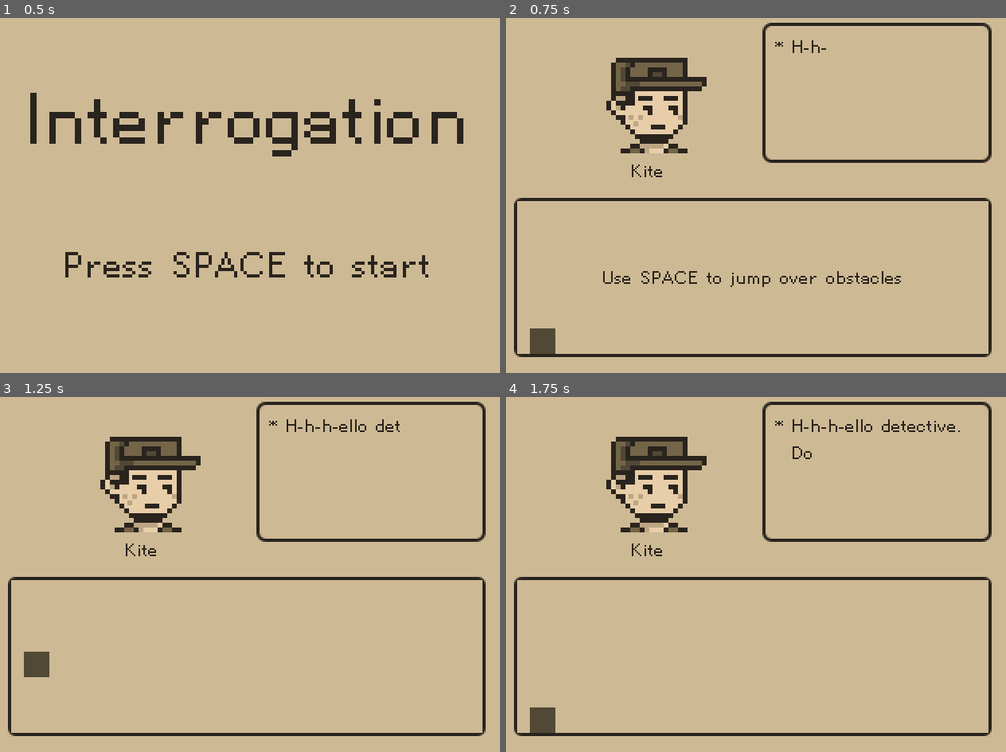
Above: before the commit, frames 1-4 (two rows, left to right).
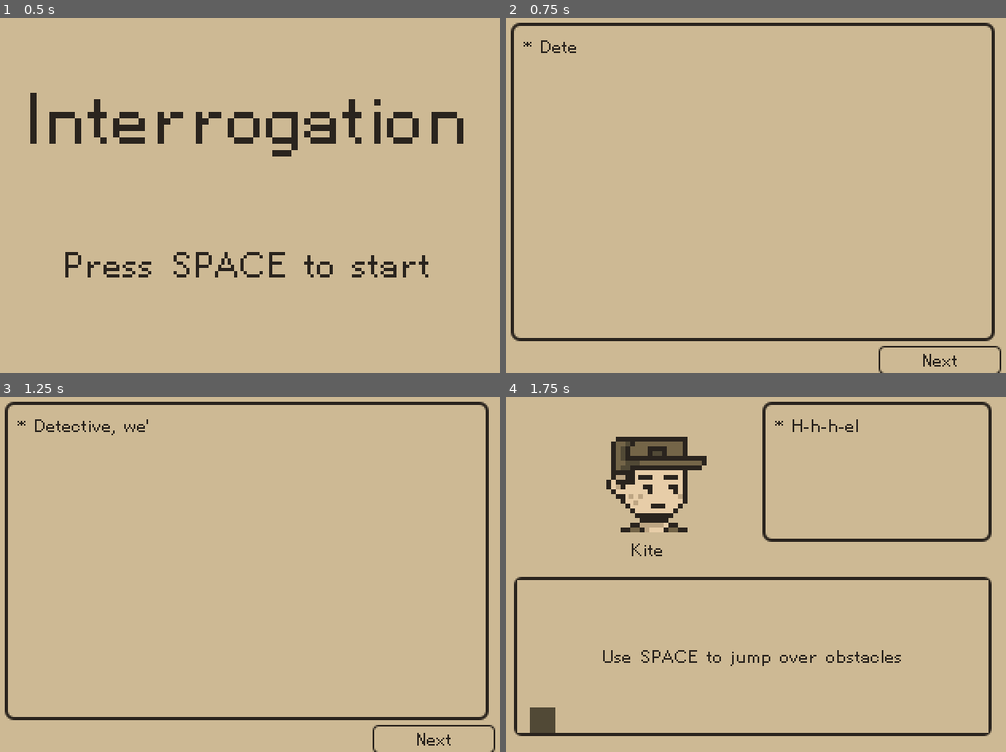
Above: after the commit, the same moments.

Repository: hkattt/game-off-2024
Game: Godot game, scene res://scenes/start_menu.tscn
Two runs of this game, one before a commit and one after it. Both use one fixed random seed, a clock stepped at 60 frames per second and the inputs below. Sound files missing from this copy of the repository are replaced by a short silence.
Inputs (mouse positions are in pixels of both pictures, inside the frame that each line leads up to):
- Up to frame 1 (0.5 s): no input
- Up to frame 2 (0.75 s): tap Space at 0.5 s; hold Right (ui_right) from 0.53 s (still down)
- Up to frame 3 (1.25 s): keep holding Right (ui_right); tap Enter (ui_accept) at 0.77 s
- Up to frame 4 (1.75 s): release Right (ui_right) at 1.25 s; click (941, 737) at 1.25 s, where only the run after the commit has a clickable "Next"

Frame 1 is identical in both runs. In frame 2, 10% of the frame differs, in the area x 0-100%, y 1-100%; in frame 3, 10%; in frame 4, 0.7%.

Commit message:
Added computer scientist asset and basket asset

Diff:
--- a/game-off-2024/scenes/accusation.tscn
+++ b/game-off-2024/scenes/accusation.tscn
@@ -1,10 +1,11 @@
-[gd_scene load_steps=6 format=3 uid="uid://khbsfu8osnus"]
+[gd_scene load_steps=7 format=3 uid="uid://khbsfu8osnus"]
 
 [ext_resource type="FontFile" uid="uid://dq4pyxfiswi2f" path="res://assets/font/HelvetiPixel.ttf" id="1_b2jg4"]
 [ext_resource type="Script" path="res://scripts/accusation.gd" id="1_emqx3"]
 [ext_resource type="Texture2D" uid="uid://dekotuv2ccpvr" path="res://assets/minigames/child/child.png" id="2_tew3k"]
 [ext_resource type="Texture2D" uid="uid://bw4mdwexlhw3q" path="res://assets/minigames/doctor/doctor.png" id="3_cor4i"]
 [ext_resource type="Texture2D" uid="uid://267yj8mmwhh1" path="res://assets/minigames/chef/chef.png" id="4_tyntc"]
+[ext_resource type="Texture2D" uid="uid://bbnd1yovc3guw" path="res://assets/minigames/computer-scientist/computer-scientist.png" id="6_1wxhv"]
 
 [node name="Accusation" type="Node2D"]
 script = ExtResource("1_emqx3")
@@ -111,22 +112,22 @@
 text = "Patrica"
 horizontal_alignment = 1
 
-[node name="ScientistVBoxContainer" type="VBoxContainer" parent="MarginContainer/VBoxContainer/BottomHBoxContainer"]
+[node name="ComputerScientistVBoxContainer" type="VBoxContainer" parent="MarginContainer/VBoxContainer/BottomHBoxContainer"]
 layout_mode = 2
 theme_override_constants/separation = 10
 
-[node name="ScientistButton" type="TextureButton" parent="MarginContainer/VBoxContainer/BottomHBoxContainer/ScientistVBoxContainer"]
+[node name="CompurterScientistButton" type="TextureButton" parent="MarginContainer/VBoxContainer/BottomHBoxContainer/ComputerScientistVBoxContainer"]
 texture_filter = 1
 layout_mode = 2
 size_flags_horizontal = 4
 size_flags_vertical = 4
-texture_normal = ExtResource("3_cor4i")
-texture_pressed = ExtResource("3_cor4i")
-texture_hover = ExtResource("3_cor4i")
-texture_focused = ExtResource("3_cor4i")
+texture_normal = ExtResource("6_1wxhv")
+texture_pressed = ExtResource("6_1wxhv")
+texture_hover = ExtResource("6_1wxhv")
+texture_focused = ExtResource("6_1wxhv")
 stretch_mode = 3
 
-[node name="ScientistName" type="Label" parent="MarginContainer/VBoxContainer/BottomHBoxContainer/ScientistVBoxContainer"]
+[node name="ComputerScientistName" type="Label" parent="MarginContainer/VBoxContainer/BottomHBoxContainer/ComputerScientistVBoxContainer"]
 texture_filter = 3
 layout_mode = 2
 theme_override_colors/font_color = Color(0.164706, 0.141176, 0.117647, 1)
@@ -137,4 +138,4 @@
 [connection signal="button_up" from="MarginContainer/VBoxContainer/TopHBoxContainer/ChildVBoxContainer/ChildButton" to="." method="_on_child_button_button_up"]
 [connection signal="button_up" from="MarginContainer/VBoxContainer/TopHBoxContainer/DoctorVBoxContainer/DoctorButton" to="." method="_on_doctor_button_button_up"]
 [connection signal="button_up" from="MarginContainer/VBoxContainer/BottomHBoxContainer/ChefVBoxContainer/ChefButton" to="." method="_on_chef_button_button_up"]
-[connection signal="button_up" from="MarginContainer/VBoxContainer/BottomHBoxContainer/ScientistVBoxContainer/ScientistButton" to="." method="_on_scientist_button_button_up"]
+[connection signal="button_up" from="MarginContainer/VBoxContainer/BottomHBoxContainer/ComputerScientistVBoxContainer/CompurterScientistButton" to="." method="_on_scientist_button_button_up"]
--- a/game-off-2024/scenes/minigames/chef/basket.tscn
+++ b/game-off-2024/scenes/minigames/chef/basket.tscn
@@ -1,6 +1,7 @@
-[gd_scene load_steps=3 format=3 uid="uid://dgb6lcmj4ea7m"]
+[gd_scene load_steps=4 format=3 uid="uid://dgb6lcmj4ea7m"]
 
 [ext_resource type="Script" path="res://scripts/minigames/chef/basket.gd" id="1_krb5g"]
+[ext_resource type="Texture2D" uid="uid://bo3k40noucw0x" path="res://assets/minigames/chef/basket.png" id="2_bkfgq"]
 
 [sub_resource type="RectangleShape2D" id="RectangleShape2D_4d003"]
 size = Vector2(32, 4)
@@ -8,19 +9,18 @@
 [node name="Basket" type="CharacterBody2D"]
 script = ExtResource("1_krb5g")
 
-[node name="ColorRect" type="ColorRect" parent="."]
-offset_right = 32.0
-offset_bottom = 16.0
-color = Color(0.317647, 0.286275, 0.211765, 1)
+[node name="Sprite2D" type="Sprite2D" parent="."]
+texture_filter = 1
+texture = ExtResource("2_bkfgq")
 
 [node name="CollisionShape2D" type="CollisionShape2D" parent="."]
-position = Vector2(16, 14)
+position = Vector2(0, -6)
 shape = SubResource("RectangleShape2D_4d003")
 
 [node name="Area2D" type="Area2D" parent="."]
 
 [node name="CollisionShape2D" type="CollisionShape2D" parent="Area2D"]
-position = Vector2(16, 14)
+position = Vector2(0, 5)
 shape = SubResource("RectangleShape2D_4d003")
 
 [connection signal="area_shape_entered" from="Area2D" to="." method="_on_area_2d_area_shape_entered"]
--- a/game-off-2024/scenes/minigames/chef/chef_minigame.tscn
+++ b/game-off-2024/scenes/minigames/chef/chef_minigame.tscn
@@ -17,7 +17,7 @@
 
 [node name="Basket" parent="." instance=ExtResource("2_qiiy0")]
 z_index = 1
-position = Vector2(128, 80)
+position = Vector2(149, 89)
 
 [node name="LeftWall" type="StaticBody2D" parent="."]
 
--- /dev/null
+++ b/game-off-2024/scenes/minigames/computer_scientist/computer_scientist.tscn
@@ -0,0 +1,6 @@
+[gd_scene load_steps=2 format=3 uid="uid://c7d6m5r0u0qth"]
+
+[ext_resource type="Texture2D" uid="uid://bbnd1yovc3guw" path="res://assets/minigames/computer-scientist/computer-scientist.png" id="2_13xid"]
+
+[node name="ComputerScientist" type="Sprite2D"]
+texture = ExtResource("2_13xid")
--- a/game-off-2024/scenes/minigames/scientist/scientist_minigame.tscn
+++ b/game-off-2024/scenes/minigames/computer_scientist/computer_scientist_minigame.tscn
@@ -1,7 +1,7 @@
 [gd_scene load_steps=5 format=3 uid="uid://mg1grb8t25fv"]
 
-[ext_resource type="Script" path="res://scripts/minigames/scientist/scientist_minigame.gd" id="1_uk7b2"]
-[ext_resource type="FontFile" uid="uid://dq4pyxfiswi2f" path="res://assets/font/HelvetiPixel.ttf" id="2_l0ga0"]
+[ext_resource type="Script" path="res://scripts/minigames/computer-scientist/computer_scientist_minigame.gd" id="1_mplkp"]
+[ext_resource type="FontFile" uid="uid://dq4pyxfiswi2f" path="res://assets/font/HelvetiPixel.ttf" id="2_tu55l"]
 
 [sub_resource type="StyleBoxFlat" id="StyleBoxFlat_e0u0n"]
 bg_color = Color(0.741176, 0.647059, 0.513726, 1)
@@ -35,8 +35,8 @@
 expand_margin_right = 1.0
 expand_margin_bottom = 1.0
 
-[node name="DoctorMinigame" type="Node2D"]
-script = ExtResource("1_uk7b2")
+[node name="ComputerScientistMinigame" type="Node2D"]
+script = ExtResource("1_mplkp")
 
 [node name="Window" type="ColorRect" parent="."]
 visible = false
--- a/game-off-2024/scenes/minigames/doctor/doctor.tscn
+++ b/game-off-2024/scenes/minigames/doctor/doctor.tscn
@@ -4,5 +4,3 @@
 
 [node name="Doctor" type="Sprite2D"]
 texture = ExtResource("1_78vjn")
-
-[node name="Sprite2D" type="Sprite2D" parent="."]
--- a/game-off-2024/scenes/minigames/scientist/scientist.tscn
+++ /dev/null
@@ -1,8 +0,0 @@
-[gd_scene load_steps=2 format=3 uid="uid://c7d6m5r0u0qth"]
-
-[ext_resource type="Texture2D" uid="uid://bw4mdwexlhw3q" path="res://assets/minigames/doctor/doctor.png" id="1_joahm"]
-
-[node name="Doctor" type="Sprite2D"]
-texture = ExtResource("1_joahm")
-
-[node name="Sprite2D" type="Sprite2D" parent="."]
--- a/game-off-2024/scenes/story.tscn
+++ b/game-off-2024/scenes/story.tscn
@@ -1,7 +1,40 @@
-[gd_scene load_steps=3 format=3 uid="uid://bmnyiqyg3g447"]
+[gd_scene load_steps=6 format=3 uid="uid://bmnyiqyg3g447"]
 
 [ext_resource type="PackedScene" uid="uid://dxuo3kk60cdkk" path="res://scenes/text_box.tscn" id="1_kvhw0"]
 [ext_resource type="Script" path="res://scripts/story.gd" id="1_vxi6x"]
+[ext_resource type="FontFile" uid="uid://dq4pyxfiswi2f" path="res://assets/font/HelvetiPixel.ttf" id="3_o8vq5"]
+
+[sub_resource type="StyleBoxFlat" id="StyleBoxFlat_wsic3"]
+bg_color = Color(0.741176, 0.647059, 0.513726, 1)
+border_width_left = 1
+border_width_top = 1
+border_width_right = 1
+border_width_bottom = 1
+border_color = Color(0.164706, 0.141176, 0.117647, 1)
+corner_radius_top_left = 3
+corner_radius_top_right = 3
+corner_radius_bottom_right = 3
+corner_radius_bottom_left = 3
+expand_margin_left = 1.0
+expand_margin_top = 1.0
+expand_margin_right = 1.0
+expand_margin_bottom = 1.0
+
+[sub_resource type="StyleBoxFlat" id="StyleBoxFlat_qir4h"]
+bg_color = Color(0.803922, 0.72549, 0.580392, 1)
+border_width_left = 1
+border_width_top = 1
+border_width_right = 1
+border_width_bottom = 1
+border_color = Color(0.164706, 0.141176, 0.117647, 1)
+corner_radius_top_left = 3
+corner_radius_top_right = 3
+corner_radius_bottom_right = 3
+corner_radius_bottom_left = 3
+expand_margin_left = 1.0
+expand_margin_top = 1.0
+expand_margin_right = 1.0
+expand_margin_bottom = 1.0
 
 [node name="Story" type="Node2D"]
 script = ExtResource("1_vxi6x")
@@ -9,3 +42,28 @@
 [node name="TextBox" parent="." instance=ExtResource("1_kvhw0")]
 offset_right = 320.0
 offset_bottom = 240.0
+
+[node name="NextButton" type="Button" parent="."]
+texture_filter = 3
+custom_minimum_size = Vector2(75, 0)
+offset_left = 240.0
+offset_top = 224.0
+offset_right = 315.0
+offset_bottom = 240.0
+theme_override_colors/font_hover_pressed_color = Color(0.164706, 0.141176, 0.117647, 1)
+theme_override_colors/font_hover_color = Color(0.164706, 0.141176, 0.117647, 1)
+theme_override_colors/font_pressed_color = Color(0.164706, 0.141176, 0.117647, 1)
+theme_override_colors/font_focus_color = Color(0.164706, 0.141176, 0.117647, 1)
+theme_override_colors/font_color = Color(0.164706, 0.141176, 0.117647, 1)
+theme_override_fonts/font = ExtResource("3_o8vq5")
+theme_override_styles/focus = SubResource("StyleBoxFlat_wsic3")
+theme_override_styles/hover_pressed_mirrored = SubResource("StyleBoxFlat_wsic3")
+theme_override_styles/hover_pressed = SubResource("StyleBoxFlat_wsic3")
+theme_override_styles/hover_mirrored = SubResource("StyleBoxFlat_wsic3")
+theme_override_styles/hover = SubResource("StyleBoxFlat_wsic3")
+theme_override_styles/pressed_mirrored = SubResource("StyleBoxFlat_wsic3")
+theme_override_styles/pressed = SubResource("StyleBoxFlat_wsic3")
+theme_override_styles/normal = SubResource("StyleBoxFlat_qir4h")
+text = "Next"
+
+[connection signal="button_up" from="NextButton" to="." method="_on_next_button_button_up"]
--- a/game-off-2024/scripts/accusation.gd
+++ b/game-off-2024/scripts/accusation.gd
@@ -3,7 +3,7 @@
 @onready var child_button: TextureButton     = $MarginContainer/VBoxContainer/TopHBoxContainer/ChildVBoxContainer/ChildButton
 @onready var doctor_button: TextureButton    = $MarginContainer/VBoxContainer/TopHBoxContainer/DoctorVBoxContainer/DoctorButton
 @onready var chef_button: TextureButton      = $MarginContainer/VBoxContainer/BottomHBoxContainer/ChefVBoxContainer/ChefButton
-@onready var scientist_button: TextureButton = $MarginContainer/VBoxContainer/BottomHBoxContainer/ScientistVBoxContainer/ScientistButton
+@onready var scientist_button: TextureButton = $MarginContainer/VBoxContainer/BottomHBoxContainer/ComputerScientistVBoxContainer/CompurterScientistButton
 
 const victory_scene: PackedScene = preload("res://scenes/victory.tscn")
 const lose_scene: PackedScene    = preload("res://scenes/lose.tscn")
--- a/game-off-2024/scripts/game.gd
+++ b/game-off-2024/scripts/game.gd
@@ -63,7 +63,7 @@
 		Character.CHILD:     return "child"
 		Character.DOCTOR:    return "doctor"
 		Character.CHEF:      return "chef"
-		Character.SCIENTIST: return "scientist"
+		Character.SCIENTIST: return "computer_scientist"
 		_:                   return ""
 
 func character_to_index(character: Character) -> int:
--- a/game-off-2024/scripts/minigames/scientist/scientist_minigame.gd
+++ b/game-off-2024/scripts/minigames/computer-scientist/computer_scientist_minigame.gd
@@ -19,7 +19,7 @@
 func _ready() -> void:
 	set_challenge_index()
 
-	load_logic_challenges("res://assets/minigames/scientist/logic-challenges.json")
+	load_logic_challenges("res://assets/minigames/computer-scientist/logic-challenges.json")
 
 	set_challenge()
 
--- a/game-off-2024/scripts/minigames/doctor/doctor_minigame.gd
+++ b/game-off-2024/scripts/minigames/doctor/doctor_minigame.gd
@@ -7,9 +7,6 @@
 @onready var diagnosis1: Button = $"MarginContainer/VBoxContainer/DiagnosisHBoxContainer/Diagnosis 1"
 @onready var diagnosis2: Button = $"MarginContainer/VBoxContainer/DiagnosisHBoxContainer/Diagnosis 2"
 @onready var diagnosis3: Button = $"MarginContainer/VBoxContainer/DiagnosisHBoxContainer/Diagnosis 3"
-
-@onready var correct_sound: AudioStreamPlayer2D = $CorrectSound
-@onready var wrong_sound: AudioStreamPlayer2D   = $WrongSound
 
 var diagnostic_challenges: Array = []
 var correct_diagnosis: String
--- a/game-off-2024/scripts/story.gd
+++ b/game-off-2024/scripts/story.gd
@@ -5,21 +5,17 @@
 const game_scene: PackedScene = preload("res://scenes/game.tscn")
 
 var story_text: String
-var read_timer: float = 0.0
 
 func _ready() -> void:
 	load_story("res://assets/story-introduction.txt")
 	text_box.set_text(story_text)
-
-func _process(delta: float) -> void:
-	read_timer -= delta
-
-	if read_timer <= 0:
-		get_tree().change_scene_to_packed(game_scene)
-		SoundManager.play_sound(SoundManager.Sound.CLICK)
 
 func load_story(file_path: String) -> void:
 	if FileAccess.file_exists(file_path):
 		story_text = FileAccess.get_file_as_string(file_path)
 	else:
 		print("File does not exist")
+
+func _on_next_button_button_up() -> void:
+	get_tree().change_scene_to_packed(game_scene)
+	SoundManager.play_sound(SoundManager.Sound.CLICK, 20.0)
Binary file added: game-off-2024/assets/minigames/chef/basket.png
Not shown, changed: game-off-2024/assets/minigames/chef/basket.png.import
Binary file added: game-off-2024/assets/minigames/computer-scientist/computer-scientist.png
Not shown, added: game-off-2024/assets/minigames/computer-scientist/computer-scientist.png.import
Renamed: game-off-2024/assets/minigames/scientist/logic-challenges.json -> game-off-2024/assets/minigames/computer-scientist/logic-challenges.json
Binary file removed: game-off-2024/assets/minigames/scientist/scientist.png
Not shown: 5 places in game-off-2024/scenes/minigames/computer_scientist/computer_scientist_minigame.tscn that only renumber resources
Not shown, added: game-off-2024/scenes/minigames/computer_scientist/sciE036.tmp
